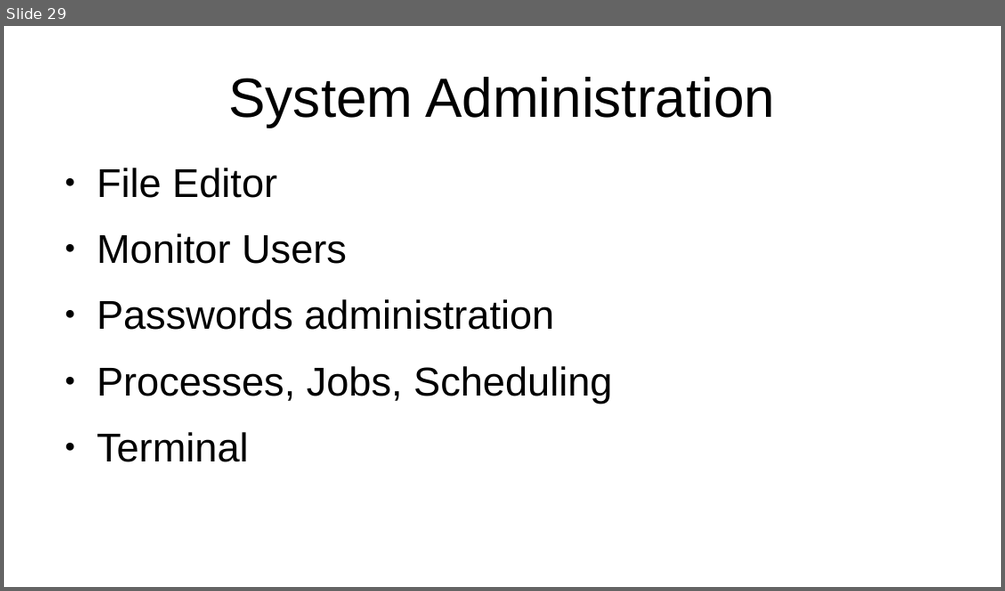
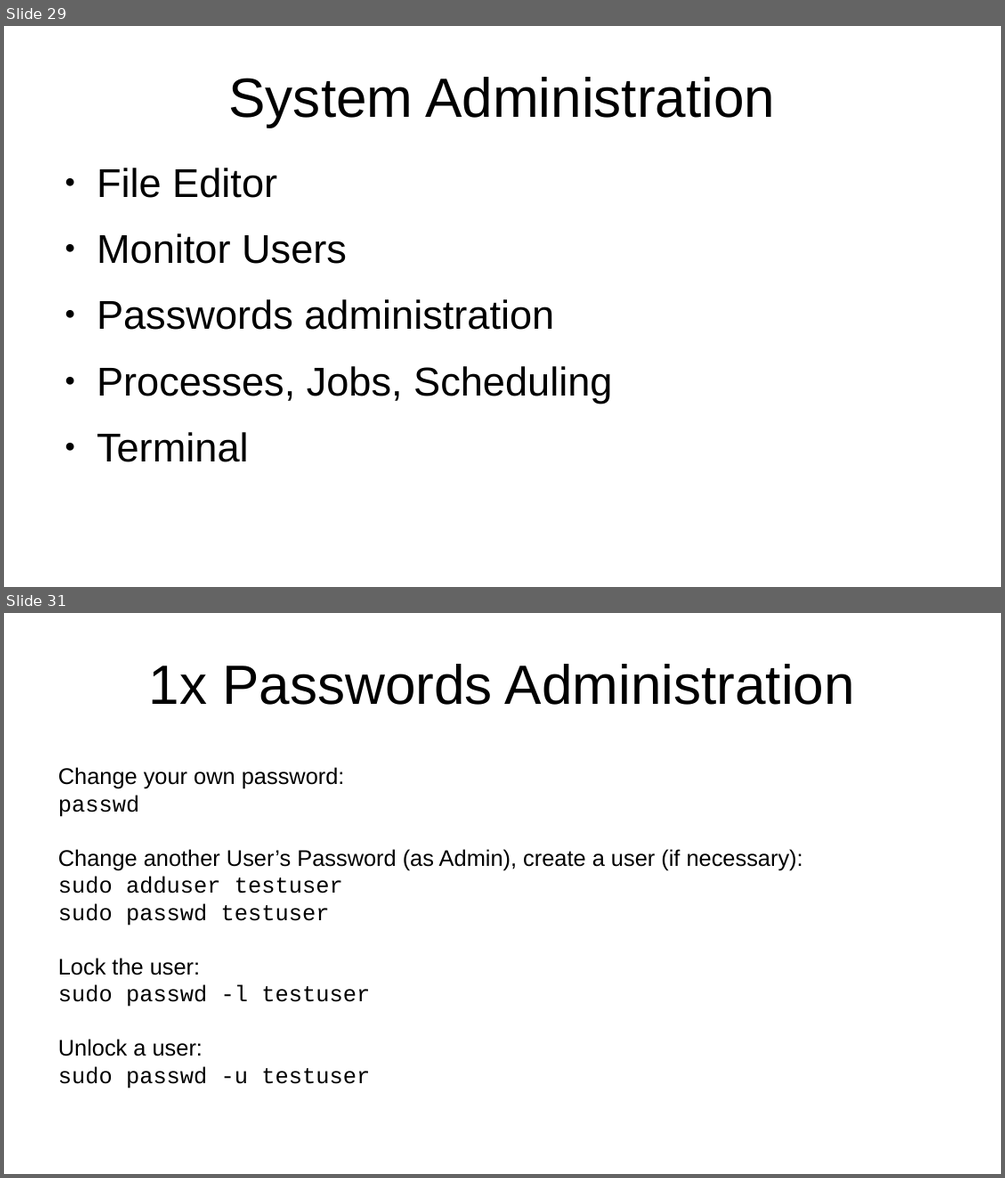
Before and after one commit to devopsdelivery/yoda, a slide deck: linuxExercisesv0.1.odp. Shown one above the other, each under a label of ours: slide 29 before the commit, slides 29 and 31 after it; the slides between them are not shown. The pictures are 1005x591 and 1005x1178 pixels, drawn with LibreOffice and Linux fonts; fonts in the diff are those of the drawing. Boxes give left, top, right and bottom in pixels: in the first picture for what was removed or moved away, otherwise in the second. Text is boxed around its words. In the diff, an @@ line names an element or a change of style, - is before the commit and + after.

```diff
--- a/linuxExercisesv0.1.odp
+++ b/linuxExercisesv0.1.odp
@@ slide 31 added at [4,613,1001,1174], background #FFFFFF @@
@@ title added at [149,664,855,705], 44 pt, text #000000 @@
+1x Passwords Administration
@@ text added at [58,767,803,1088], 18 pt, text #000000 @@
+Change your own password:
+passwd
+Change another User’s Password (as Admin), create a user (if necessary):
+sudo adduser testuser
+sudo passwd testuser
+Lock the user:
+sudo passwd -l testuser
+Unlock a user:
+sudo passwd -u testuser
```
Also in this commit, not shown: 1 slide changed, 6 other slides added, 2 slides removed, 2 other files.
